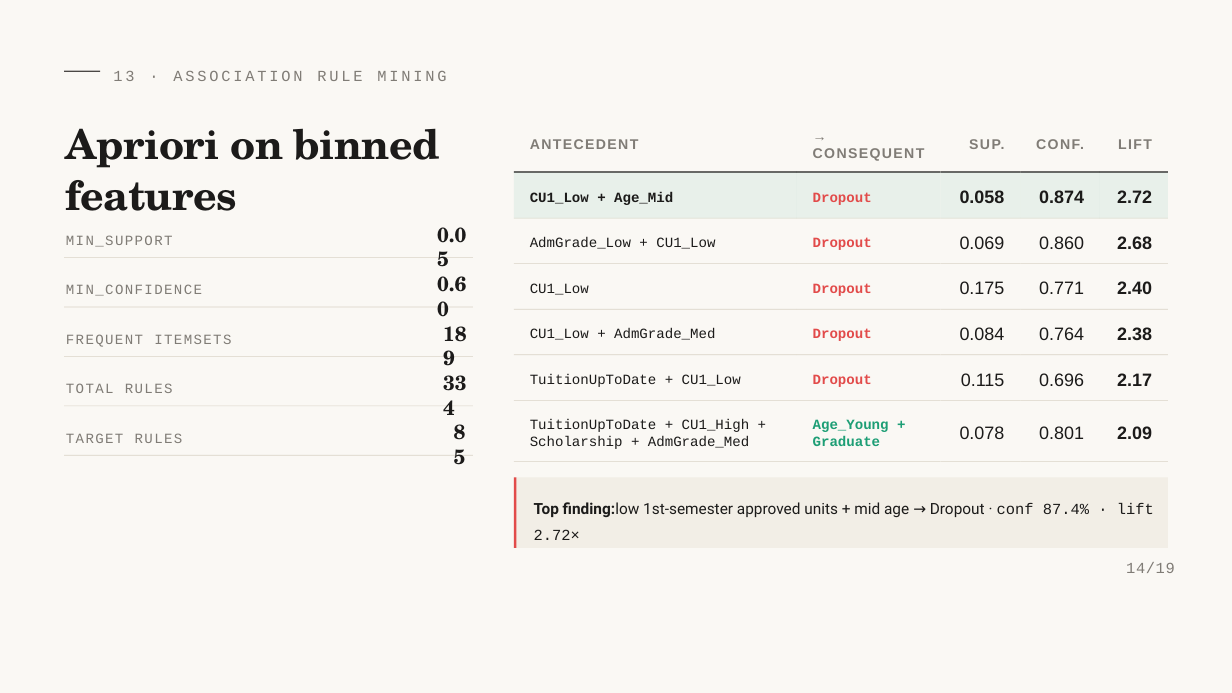
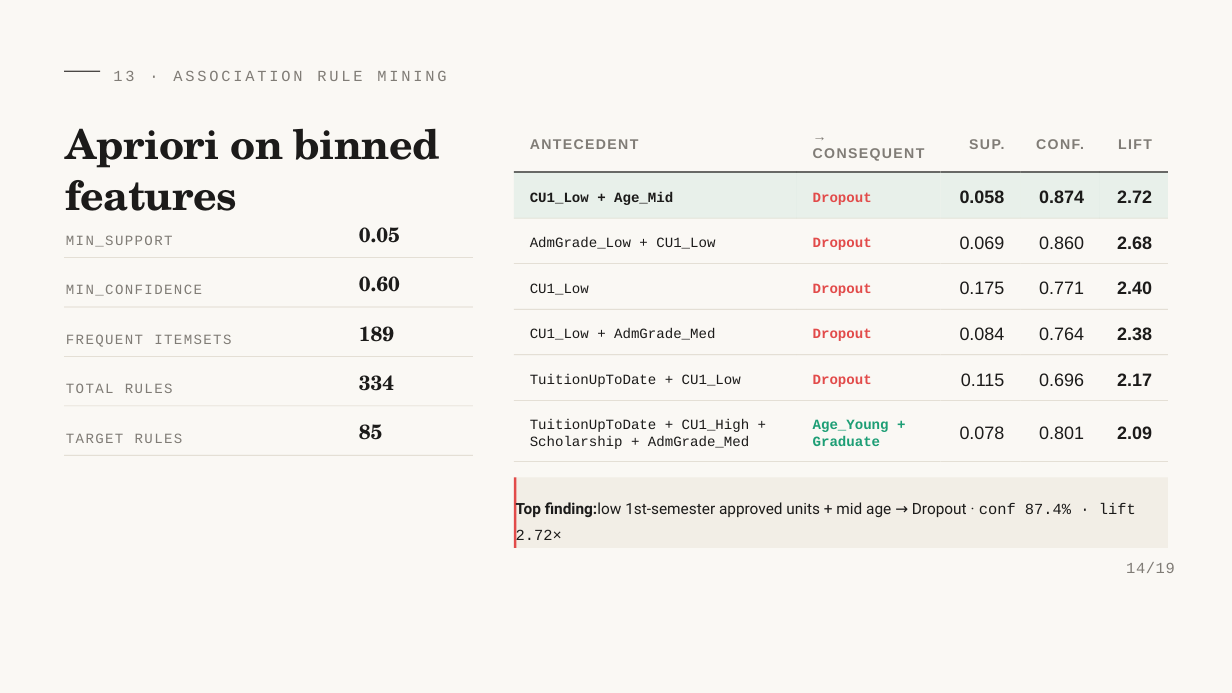
Before and after one commit to Lambert-Nguyen/cmpe255-student-dropout-prediction, a slide deck: slide 14 of presentation/Editable_CMPE255_Student_Dropout_Prediction_editable.pptx. Drawn at 1232x693 pixels with LibreOffice and Linux fonts; fonts in the diff are those of the drawing. Boxes give left, top, right and bottom in pixels: in the first picture for what was removed or moved away, otherwise in the second. Text is boxed around its words. In the diff, an @@ line names an element or a change of style, - is before the commit and + after.

```diff
--- a/presentation/Editable_CMPE255_Student_Dropout_Prediction_editable.pptx
+++ b/presentation/Editable_CMPE255_Student_Dropout_Prediction_editable.pptx
@@ text "0.05" rewrapped from [437,227,466,243] to [359,227,400,243] @@
@@ text "0.60" rewrapped from [437,276,466,292] to [359,276,400,292] @@
@@ text "189" rewrapped from [442,319,478,350] to [359,326,394,342] @@
@@ text "334" rewrapped from [442,368,478,399] to [359,375,394,391] @@
@@ text "85" rewrapped from [452,418,478,448] to [359,424,383,440] @@
@@ text "Top finding:low 1st-semester approved units ..." rewrapped from [534,502,1154,540] to [516,501,1136,545] @@
```
Also in this commit, not shown: 8 other slides changed.
